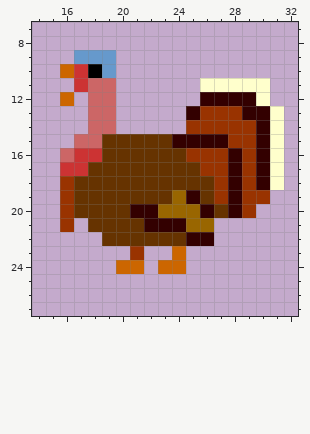
A pixel-art sprite gets an edit: Resources/Sprites/NPC/Turkey/Pain/0.png. The picture above was drawn from the file before the commit.
The file is 35x35 pixels. Shown: x 14..32, y 7..27. The old version is drawn lined up with the new one.
Once edited:
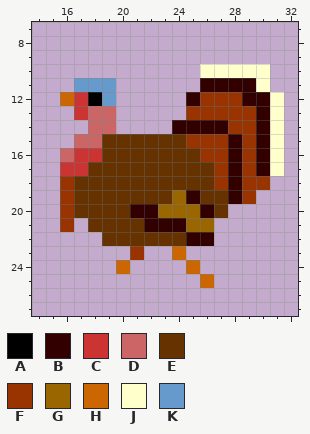
Palette (. is transparent): A #000000  B #330000  C #cc3333  D #cc6666  E #663300  F #993300  G #996600  H #cc6600  J #ffffcc  K #6699cc
Diff:
whole drawing moved by +3,-4 (the old picture is shown already moved)
Changed rows in their new state; - is an unchanged pixel.
first column x 16:
 9 -...------------
10 ....------JJJJJ-
11 -KKK------BBBB--
12 -CAK-----BFFF-BJ
13 -C-------F---F--
14 --------BBBB----
15 --------EFFFB---
16 ---------E------
17 ----------E-----
18 --------------F.
19 -----------E--.-
20 ------------..--
first column x 21:
24 .-..H-
25 -----H
Boxes around the changes in both pictures, in picture pixels (x1, y1, x2, y2):
changed: (60, 50, 116, 120)
changed: (130, 64, 284, 288)
